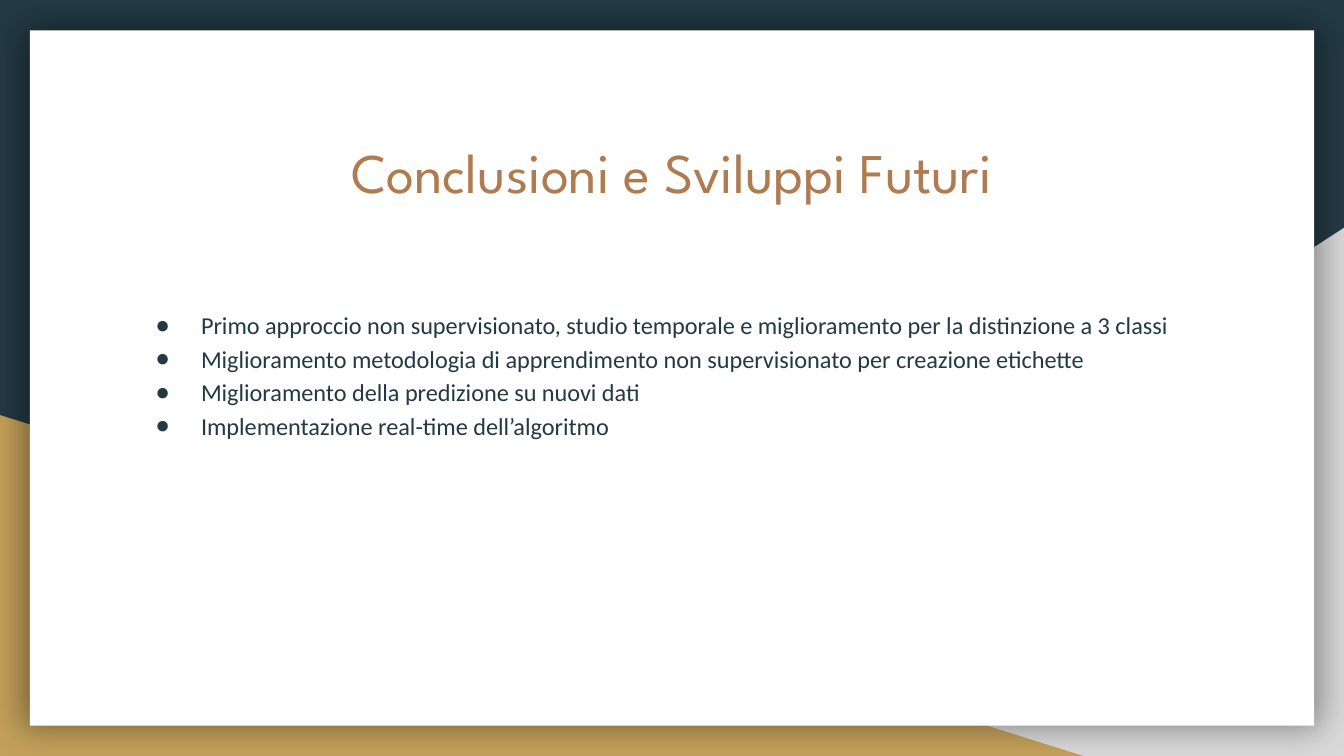
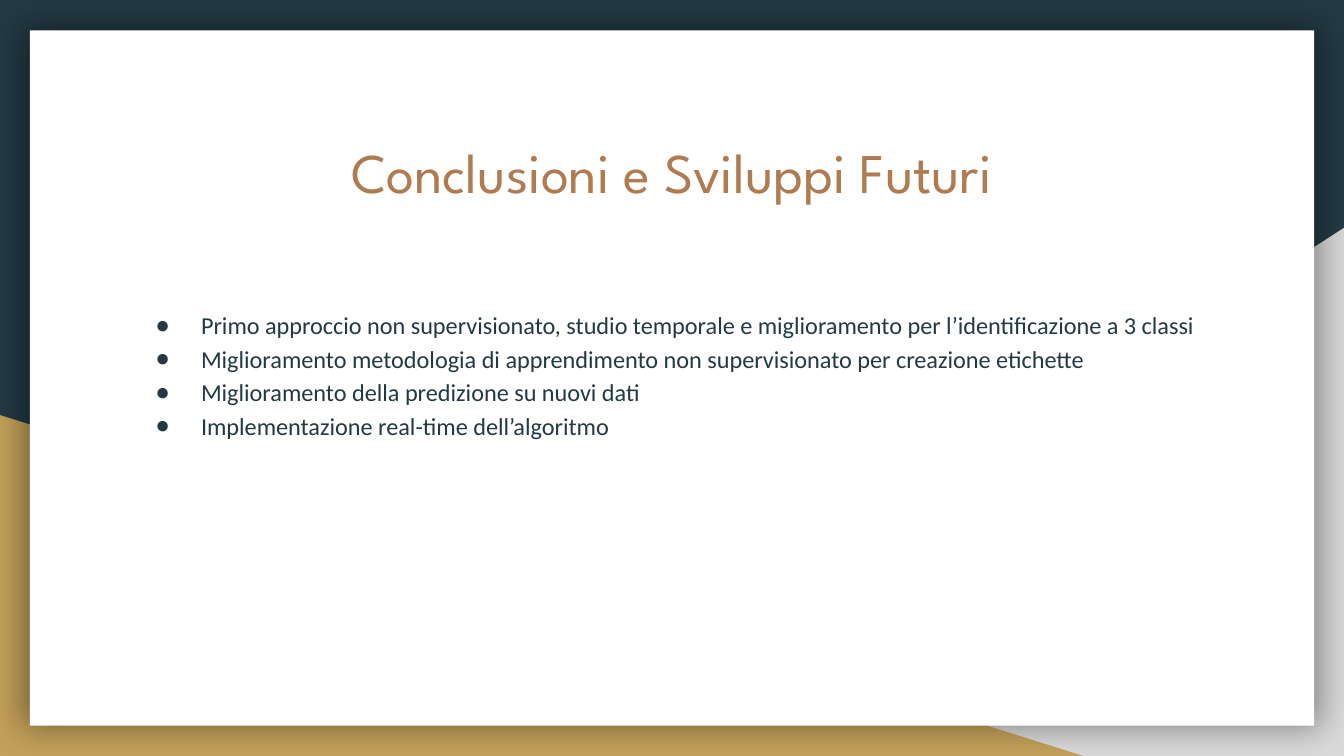
Before and after one commit to fuserale/tesi, a slide deck: slide 12 of tex_tesi/Apprendimento non supervisionato per l’identificazione di contesti di Freezing of Gait (FOG) in pazienti affetti da Morbo di Parkinson.pptx. Drawn at 1344x756 pixels with LibreOffice and Linux fonts; fonts in the diff are those of the drawing. Boxes give left, top, right and bottom in pixels: in the first picture for what was removed or moved away, otherwise in the second. Text is boxed around its words. In the diff, an @@ line names an element or a change of style, - is before the commit and + after.

```diff
--- a/tex_tesi/Apprendimento non supervisionato per l’identificazione di contesti di Freezing of Gait (FOG) in pazienti affetti da Morbo di Parkinson.pptx
+++ b/tex_tesi/Apprendimento non supervisionato per l’identificazione di contesti di Freezing of Gait (FOG) in pazienti affetti da Morbo di Parkinson.pptx
@@ text at (201, 317, 1194, 338): text changed @@
-● Primo approccio non supervisionato, studio temporale e miglioramento per la distinzione a 3 classi
+● Primo approccio non supervisionato, studio temporale e miglioramento per l’identificazione a 3 classi
```
Also in this commit, not shown: 1 other slide changed, 11 other files.
